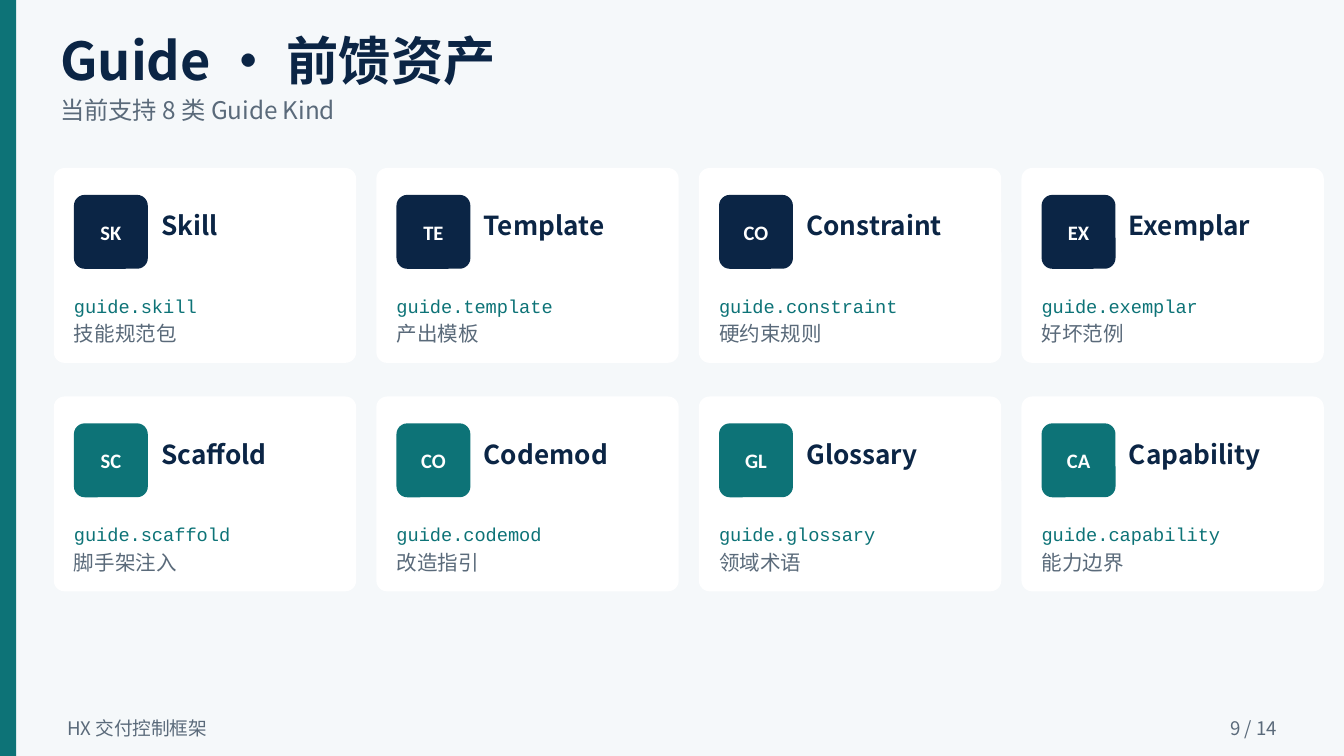
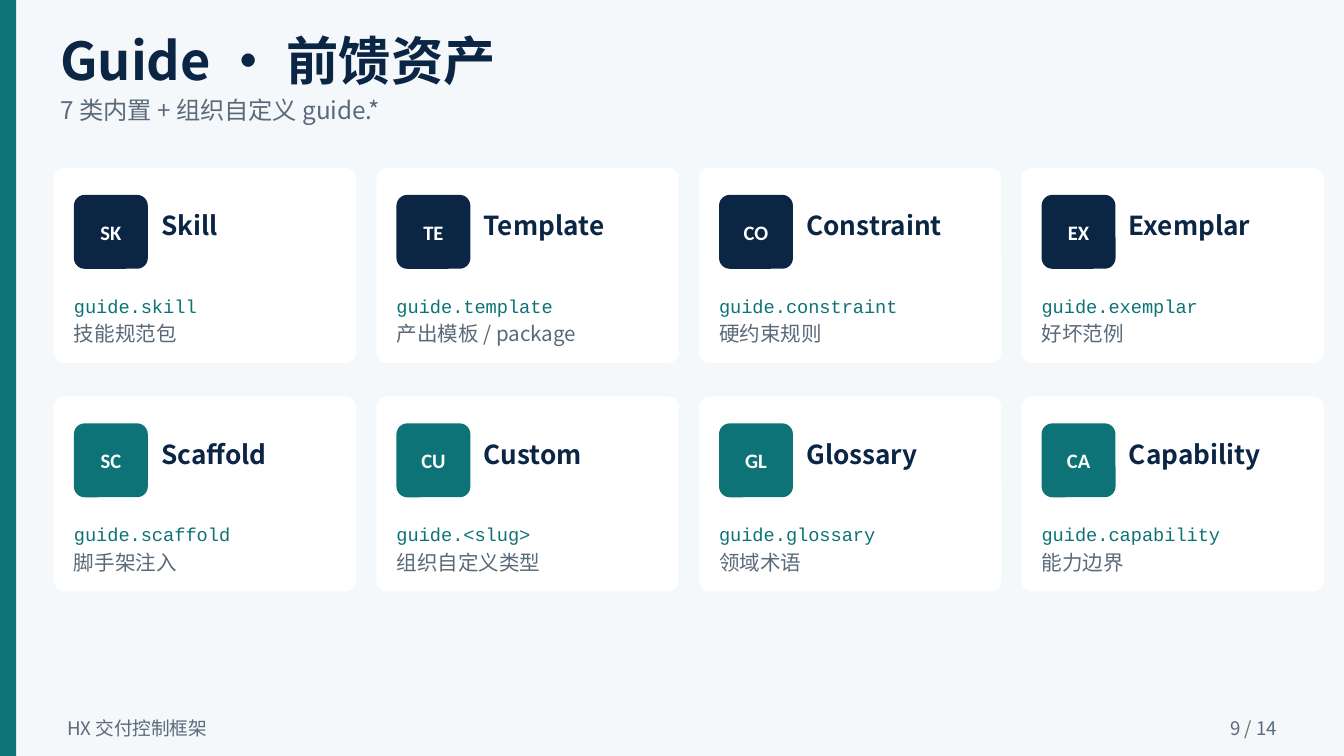
Before and after one commit to llm-insights-share/hx-lite, a slide deck: slide 9 of docs/HX应用介绍.pptx. Drawn at 1344x756 pixels with LibreOffice and Linux fonts; fonts in the diff are those of the drawing. Boxes give left, top, right and bottom in pixels: in the first picture for what was removed or moved away, otherwise in the second. Text is boxed around its words. In the diff, an @@ line names an element or a change of style, - is before the commit and + after.

Commit message:
release: hx-lite v1.02 — Template package/docx delivery & Check terminology
Propagate Guide template packages (incl. .docx) through export, sync, and
shell path layout; align gates/docs/PPTX to Check wording and nhx check.

```diff
--- a/docs/HX应用介绍.pptx
+++ b/docs/HX应用介绍.pptx
@@ text at bbox=[60, 98, 380, 125]: text changed @@
-当前支持 8 类 Guide Kind
+7 类内置 + 组织自定义 guide.*
@@ text at bbox=[396, 323, 576, 346]: text changed @@
-产出模板
+产出模板 / package
@@ text at bbox=[484, 444, 582, 465]: text changed @@
-Codemod
+Custom
@@ text at bbox=[421, 454, 445, 468]: text changed @@
-CO
+CU
@@ text at bbox=[396, 528, 530, 545]: text changed @@
-guide.codemod
+guide.<slug>
@@ text at bbox=[396, 553, 540, 572]: text changed @@
-改造指引
+组织自定义类型
```
Also in this commit, not shown: 11 other slides changed, 35 other files.
